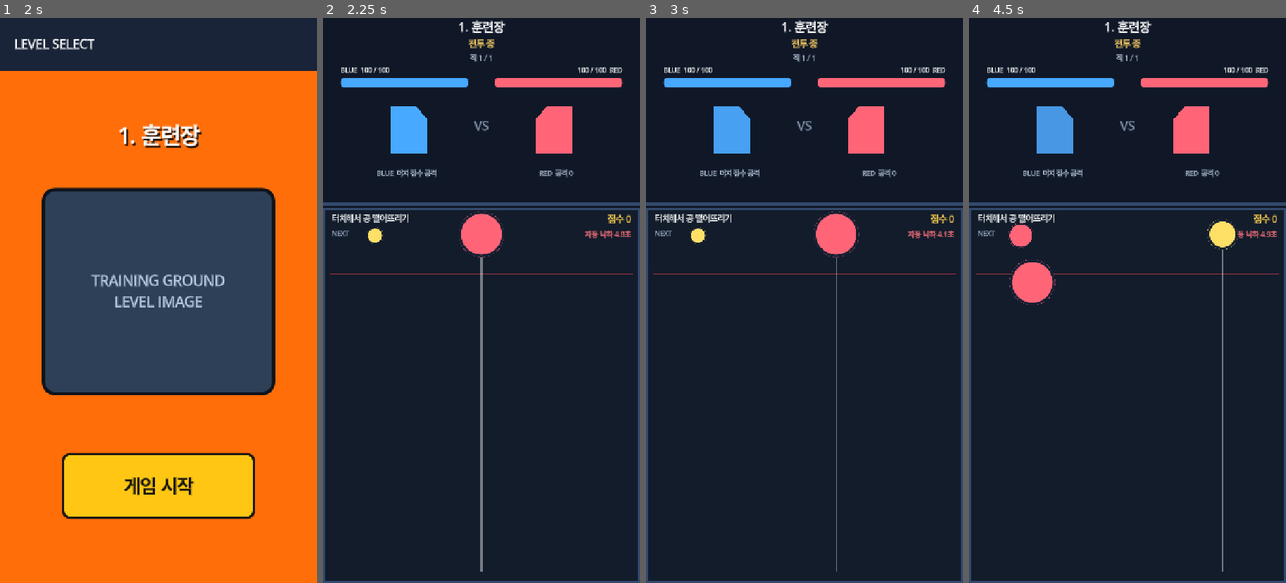
Above: before the commit, frames 1-4 (left to right).
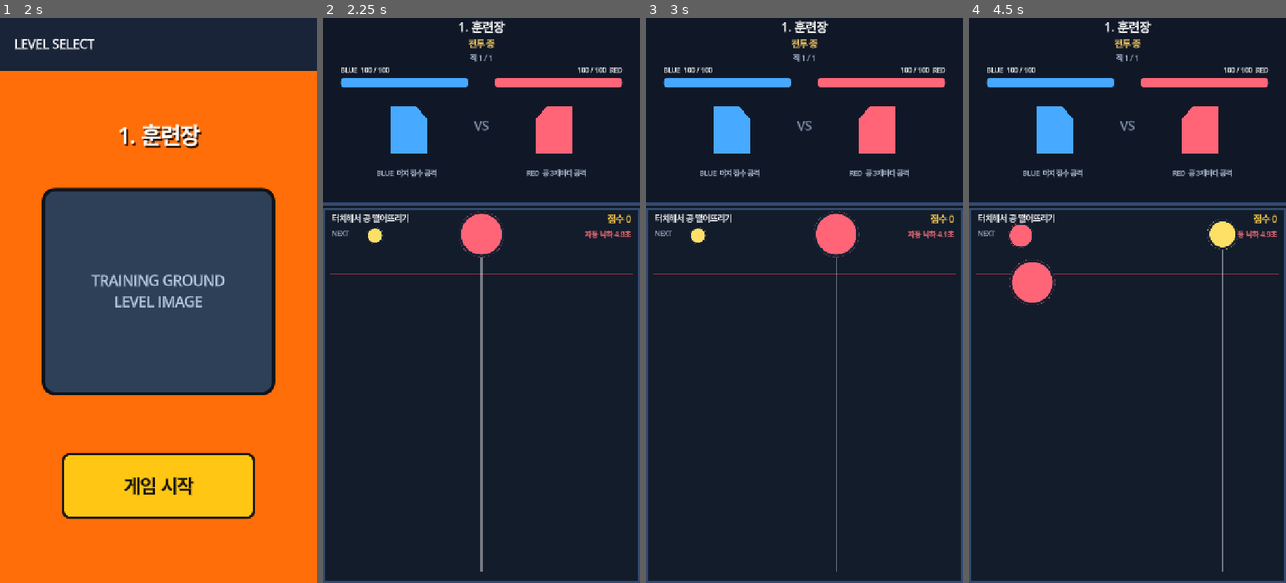
Above: after the commit, the same moments.

Repository: rnntnp/puzrpg
Game: Godot game, scene res://scenes/loading.tscn
Same seed, same stepped clock (60 frames per second), same inputs: the game is played once before the commit and once after it.
Inputs (mouse positions are in pixels of both pictures, inside the frame that each line leads up to):
- Up to frame 1 (2 s): tap Enter at 0.5 s; move the mouse to (228, 272) at 0.52 s; click (228, 272) at 0.67 s; tap Space at 1.25 s; drag from (95, 328) to (142, 413) at 1.27 s
- Up to frame 2 (2.25 s): click "게임 시작" at 2 s
- Up to frame 3 (3 s): tap Enter at 2.75 s; move the mouse to (836, 176) at 2.77 s; click (836, 176) at 2.92 s
- Up to frame 4 (4.5 s): tap Space at 3.5 s; drag from (1111, 413) to (1032, 215) at 3.52 s; move the mouse to (1222, 385) at 4.27 s; click (1222, 385) at 4.42 s

Frame 1 is identical in both runs. In frame 2, 0.2% of the frame differs, in the area x 64-83%, y 26-29%; in frame 3, 0.8%; in frame 4, 1.6%, in the area x 21-83%, y 15-29%.

Commit message:
turn based attack cooldown

Diff:
--- a/resources/characters/red_elite.tres
+++ b/resources/characters/red_elite.tres
@@ -1,6 +1,6 @@
-[gd_resource type="Resource" script_class="CharacterData" load_steps=2 format=3]
+[gd_resource type="Resource" script_class="CharacterData" format=3 uid="uid://c3gallhsb8mqh"]
 
-[ext_resource type="Script" path="res://scripts/character_data.gd" id="1_data"]
+[ext_resource type="Script" uid="uid://duu5mev8uwp8d" path="res://scripts/character_data.gd" id="1_data"]
 
 [resource]
 script = ExtResource("1_data")
@@ -8,4 +8,4 @@
 display_color = Color(0.69, 0.24, 0.74, 1)
 max_health = 140
 attack_power = 16
-attack_cooldown = 1.0
+enemy_attack_drop_interval = 2
--- a/resources/characters/red_fighter.tres
+++ b/resources/characters/red_fighter.tres
@@ -1,10 +1,8 @@
 [gd_resource type="Resource" script_class="CharacterData" format=3 uid="uid://bwjblomuukh5q"]
 
-[ext_resource type="Script" path="res://scripts/character_data.gd" id="1_data"]
+[ext_resource type="Script" uid="uid://duu5mev8uwp8d" path="res://scripts/character_data.gd" id="1_data"]
 
 [resource]
 script = ExtResource("1_data")
 display_name = "RED"
 display_color = Color(1, 0.396, 0.467, 1)
-attack_power = 0
-attack_cooldown = 0.8
--- a/scripts/battle.gd
+++ b/scripts/battle.gd
@@ -20,6 +20,7 @@
 var current_enemy_index := 0
 var battle_running := false
 var level_finished := false
+var enemy_drop_count := 0
 
 
 func _ready() -> void:
@@ -29,15 +30,9 @@
 	right_fighter.defeated.connect(_on_fighter_defeated)
 	merge_game.game_over.connect(_on_merge_game_over)
 	merge_game.merge_scored.connect(_on_merge_scored)
+	merge_game.ball_dropped.connect(_on_ball_dropped)
 	_load_level()
 	_start_battle()
-
-
-func _process(delta: float) -> void:
-	if not battle_running:
-		return
-	if right_fighter.advance_cooldown(delta):
-		right_fighter.attack(left_fighter)
 
 
 func _load_level() -> void:
@@ -58,13 +53,13 @@
 
 func _load_enemy(index: int) -> void:
 	right_fighter.set_character_data(level_data.enemies[index])
+	enemy_drop_count = 0
 	enemy_progress_label.text = "적 %d / %d" % [index + 1, level_data.enemies.size()]
 	_update_stats()
 
 
 func _start_battle() -> void:
 	battle_running = true
-	right_fighter.cooldown_remaining = right_fighter.attack_cooldown
 	status_label.text = "전투 중"
 	status_label.modulate = Color.WHITE
 
@@ -83,7 +78,16 @@
 
 func _update_stats() -> void:
 	left_stats.text = "%s  머지 점수 공격" % left_fighter.display_name
-	right_stats.text = "%s  공격 %d" % [right_fighter.display_name, right_fighter.attack_power]
+	right_stats.text = "%s  공 %d개마다 공격" % [right_fighter.display_name, right_fighter.enemy_attack_drop_interval]
+
+func _on_ball_dropped() -> void:
+	if not battle_running or not right_fighter.is_alive() or not left_fighter.is_alive():
+		return
+	enemy_drop_count += 1
+	if enemy_drop_count < right_fighter.enemy_attack_drop_interval:
+		return
+	enemy_drop_count = 0
+	right_fighter.attack(left_fighter)
 
 func _on_merge_scored(points: int) -> void:
 	call_deferred("_apply_merge_damage", points)
--- a/scripts/character_data.gd
+++ b/scripts/character_data.gd
@@ -8,4 +8,4 @@
 @export_category("전투 능력치")
 @export_range(1, 99999, 1) var max_health: int = 100
 @export_range(0, 9999, 1) var attack_power: int = 10
-@export_range(0.2, 10.0, 0.1) var attack_cooldown: float = 1.2
+@export_range(1, 20, 1) var enemy_attack_drop_interval: int = 3
--- a/scripts/fighter.gd
+++ b/scripts/fighter.gd
@@ -9,17 +9,16 @@
 @export var character_data: CharacterDataClass
 
 var current_health: int
-var cooldown_remaining := 0.0
 var base_scale: Vector2
 
 var max_health: int:
 	get: return character_data.max_health
 var attack_power: int:
 	get: return character_data.attack_power
-var attack_cooldown: float:
-	get: return character_data.attack_cooldown
 var display_name: String:
 	get: return character_data.display_name
+var enemy_attack_drop_interval: int:
+	get: return character_data.enemy_attack_drop_interval
 
 
 func _ready() -> void:
@@ -38,21 +37,10 @@
 
 func reset() -> void:
 	current_health = max_health
-	cooldown_remaining = attack_cooldown
 	visible = true
 	scale = base_scale
 	modulate = Color.WHITE
 	health_changed.emit(current_health, max_health)
-
-
-func advance_cooldown(delta: float) -> bool:
-	if not is_alive():
-		return false
-	cooldown_remaining -= delta
-	if cooldown_remaining > 0.0:
-		return false
-	cooldown_remaining += attack_cooldown
-	return true
 
 
 func attack(target: Fighter) -> void:
--- a/scripts/merge_game.gd
+++ b/scripts/merge_game.gd
@@ -3,6 +3,7 @@
 
 signal game_over
 signal merge_scored(points: int)
+signal ball_dropped
 
 const BallScene = preload("res://scenes/merge_ball.tscn")
 const ABSOLUTE_MAX_LEVEL := 10
@@ -104,6 +105,7 @@
 	is_aiming = false
 	drop_grace_remaining = DROP_GRACE_DURATION
 	_spawn_ball(Vector2(x, 60.0), current_level)
+	ball_dropped.emit()
 	_advance_ball_queue()
 	await get_tree().create_timer(0.35).timeout
 	drop_time_remaining = drop_time_limit
Not shown: 1 places in resources/characters/blue_fighter.tres that only renumber resources
